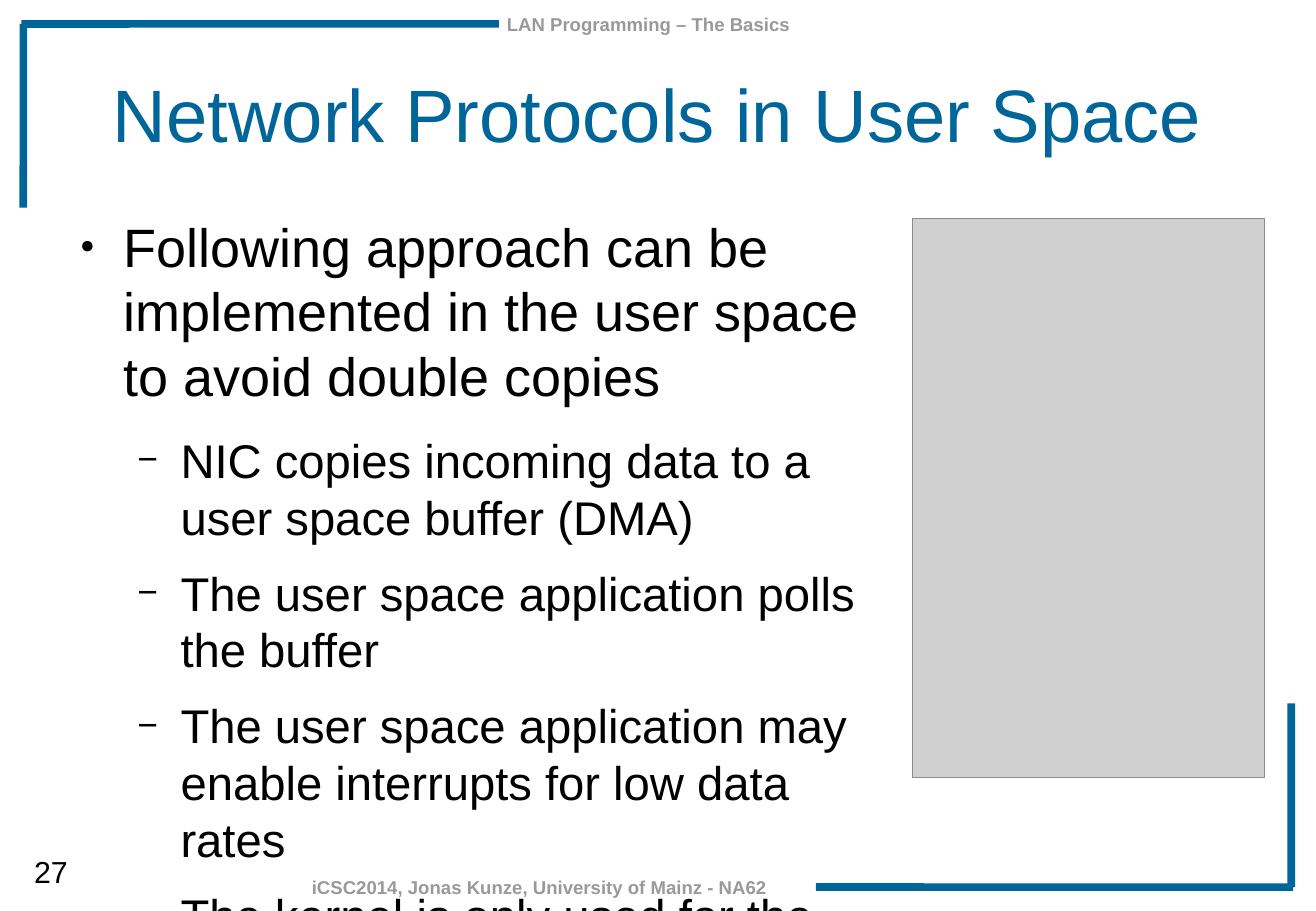
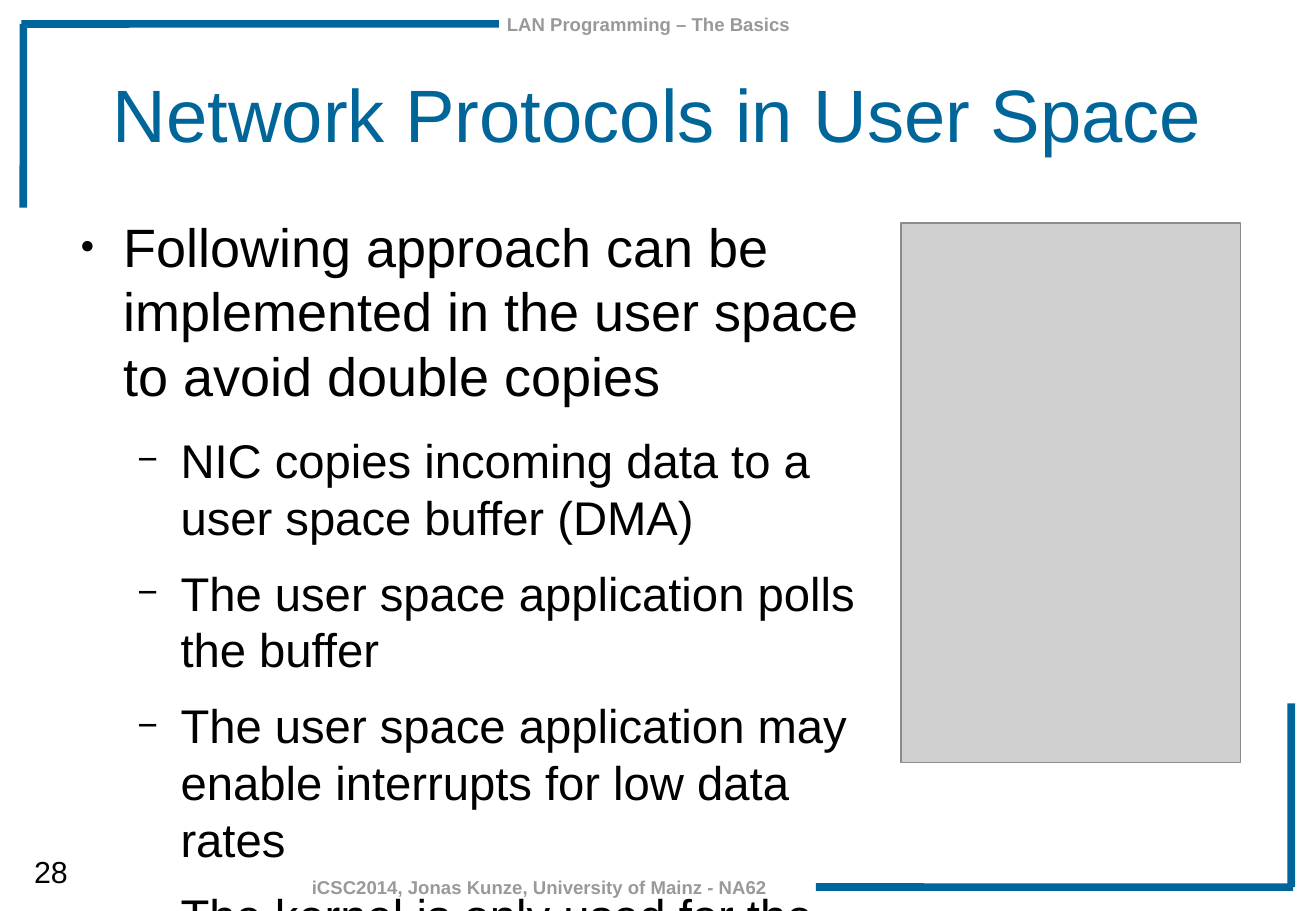
Before and after one commit to JonasKunze/icsc2014, a slide deck: slide 28 of iCSC-2014-LAN_Programming_Basics.odp (slide 27 before the commit). Drawn at 1316x911 pixels with LibreOffice and Linux fonts; fonts in the diff are those of the drawing; grey boxes stand for pictures; background and template pictures are left out. Boxes give left, top, right and bottom in pixels: in the first picture for what was removed or moved away, otherwise in the second. Text is boxed around its words. In the diff, an @@ line names an element or a change of style, - is before the commit and + after.

```diff
--- a/iCSC-2014-LAN_Programming_Basics.odp
+++ b/iCSC-2014-LAN_Programming_Basics.odp
@@ picture: place and size @@
-picture at (913, 219, 1265, 778)
+picture at (902, 224, 1242, 763)
@@ page number at (34, 861, 68, 884): text changed @@
-27
+28
```
Also in this commit, not shown: 6 other slides changed, 4 slides added, 1 slide removed.
